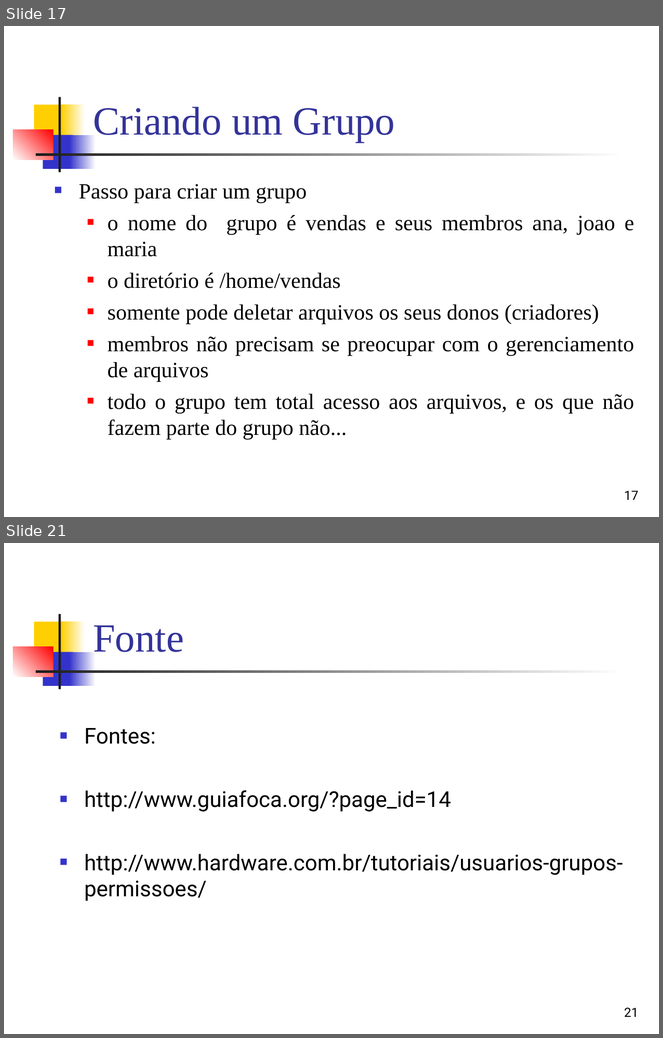
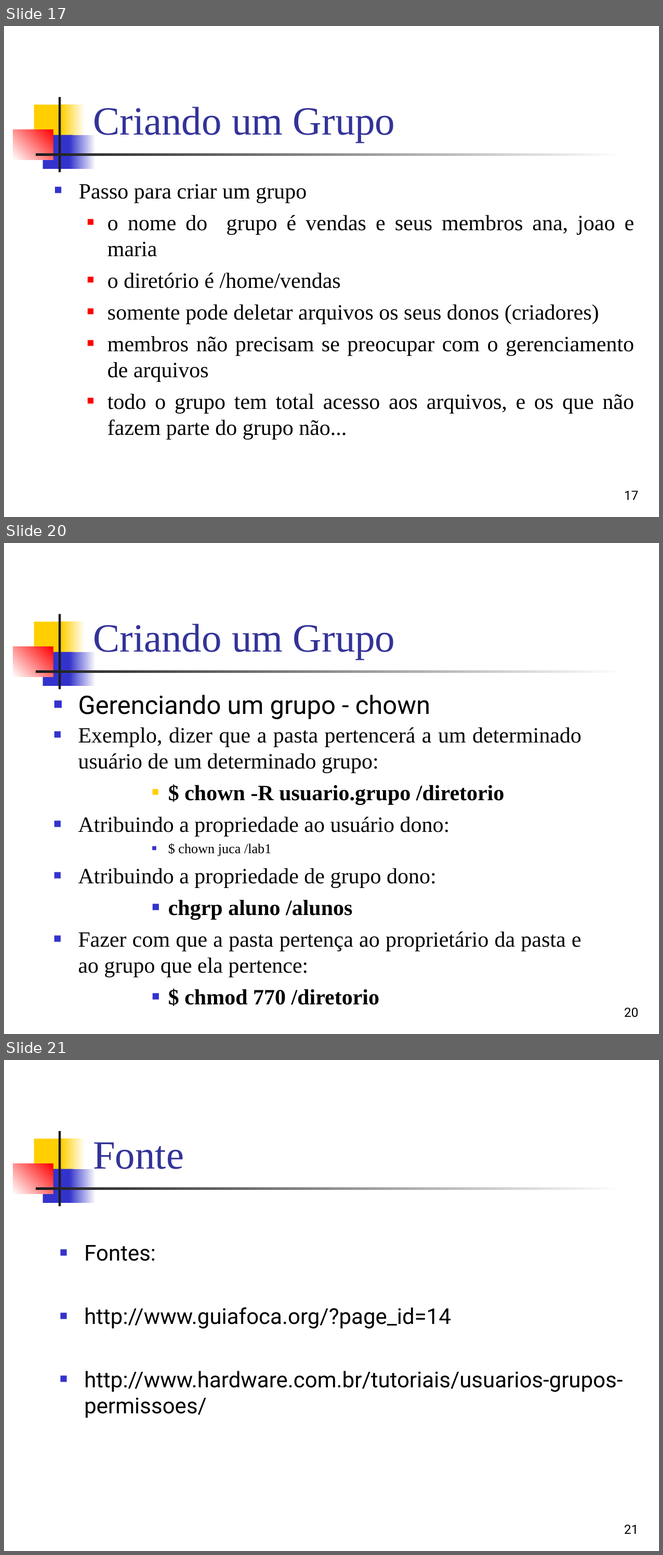
Before and after one commit to IgorSantos1996/SEMAC, a slide deck: Aula - 06 - Administrar Usuarios e Grupos.ppt. Shown one above the other, each under a label of ours: slides 17 and 21 before the commit, slides 17, 20 and 21 after it; the slides between them are not shown. The pictures are 663x1038 and 663x1555 pixels, drawn with LibreOffice and Linux fonts; fonts in the diff are those of the drawing. Boxes give left, top, right and bottom in pixels: in the first picture for what was removed or moved away, otherwise in the second. Text is boxed around its words. In the diff, an @@ line names an element or a change of style, - is before the commit and + after.

```diff
--- a/Aula - 06 - Administrar Usuarios e Grupos.ppt
+++ b/Aula - 06 - Administrar Usuarios e Grupos.ppt
@@ slide 20 added at (x1=4, y1=543, x2=659, y2=1034), background #FFFFFF; not listed: 7 template elements that a slide beside it also shows @@
@@ title added at (x1=93, y1=624, x2=396, y2=659), 44 pt, text #333399 @@
+Criando um Grupo
@@ text added at (x1=78, y1=695, x2=430, y2=720), 28 pt, text #000000 @@
+■ Gerenciando um grupo - chown
@@ text added at (x1=78, y1=727, x2=582, y2=1005), 24 pt, text #000000 @@
+■ Exemplo, dizer que a pasta pertencerá a um determinado usuário de um determinado grupo:
+      ■ $ chown -R usuario.grupo /diretorio
+■ Atribuindo a propriedade ao usuário dono:
+      ■ $ chown juca /lab1
+■ Atribuindo a propriedade de grupo dono:
+      ■ chgrp aluno /alunos
+■ Fazer com que a pasta pertença ao proprietário da pasta e ao grupo que ela pertence:
+      ■ $ chmod 770 /diretorio
@@ page number added at (x1=624, y1=1008, x2=639, y2=1018), 14 pt, text #000000 @@
+20
```
Also in this commit, not shown: 5 slides changed, 1 slide removed.
